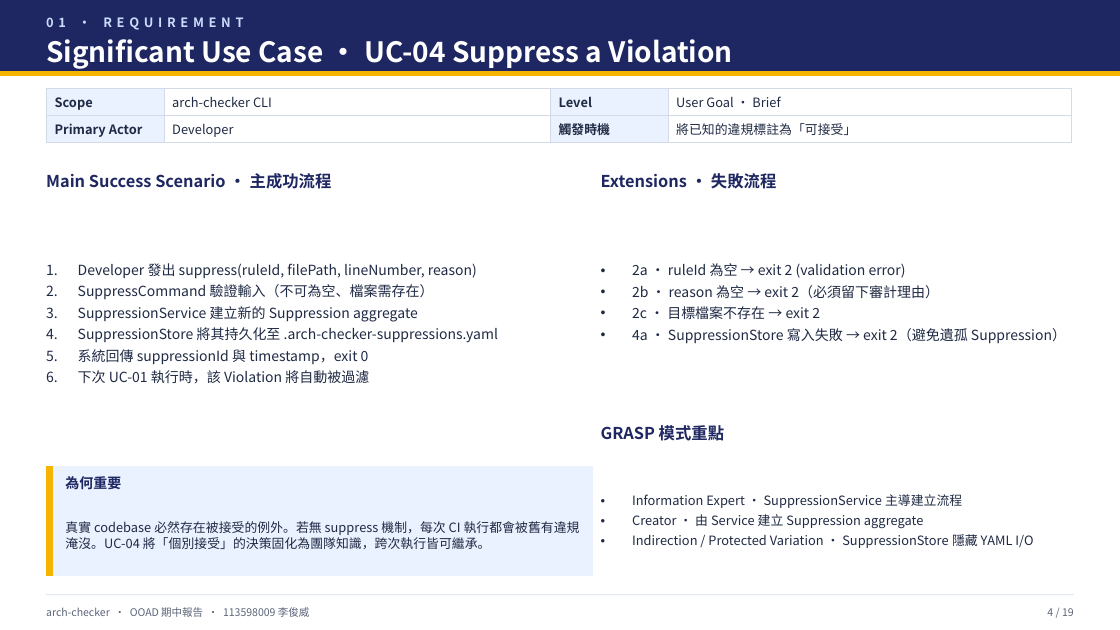
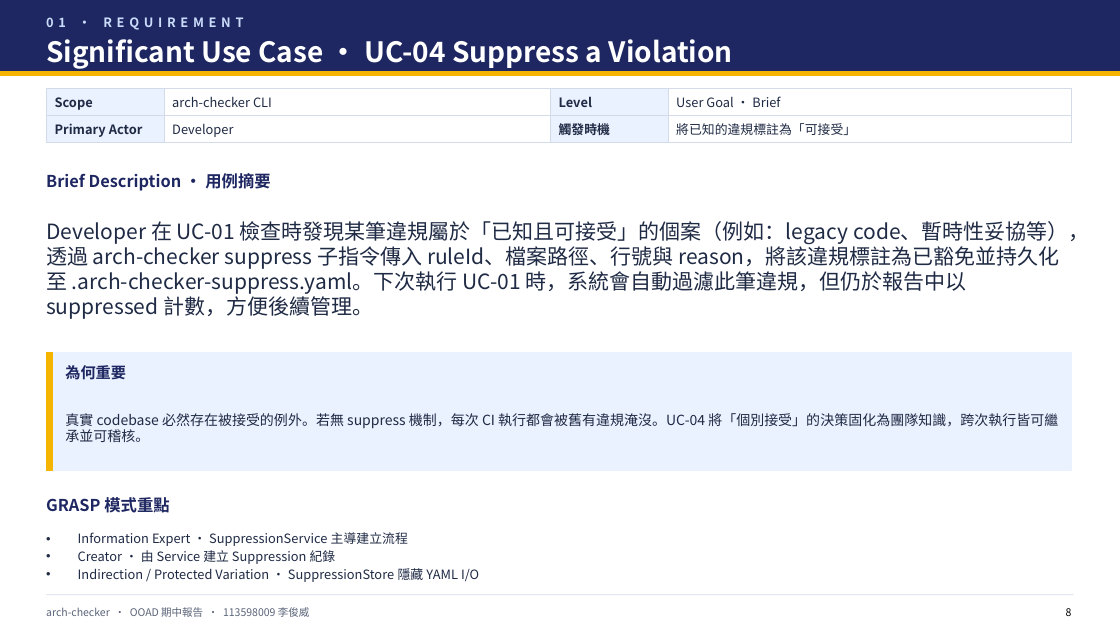
Before and after one commit to chun-wei0413/arch-checker, a slide deck: slide 9 of hw/Midterm/midterm-team6.pptx (slide 5 before the commit). Drawn at 1120x630 pixels with LibreOffice and Linux fonts; fonts in the diff are those of the drawing. Boxes give left, top, right and bottom in pixels: in the first picture for what was removed or moved away, otherwise in the second. Text is boxed around its words. In the diff, an @@ line names an element or a change of style, - is before the commit and + after.

```diff
--- a/hw/Midterm/midterm-team6.pptx
+++ b/hw/Midterm/midterm-team6.pptx
@@ table: place and size @@
-table at <box>46,88,1071,172</box>
+table at <box>46,88,1071,143</box>
@@ text removed at <box>46,173,332,189</box> @@
-Main Success Scenario · 主成功流程
@@ text added at <box>46,173,270,191</box>, 14 pt, text #1E2761, bold @@
+Brief Description · 用例摘要
@@ text removed at <box>601,173,776,189</box> @@
-Extensions · 失敗流程
@@ text added at <box>46,221,1090,319</box>, 18 pt, text #1F2A44 @@
+Developer 在 UC-01 檢查時發現某筆違規屬於「已知且可接受」的個案（例如：legacy code、暫時性妥協等），透過 arch-checker suppress 子指令傳入 ruleId、檔案路徑、行號與 reason，將該違規標註為已豁免並持久化至 .arch-checker-suppress.yaml。下次執行 UC-01 時，系統會自動過濾此筆違規，但仍於報告中以 suppressed 計數，方便後續管理。
@@ text removed at <box>78,263,498,383</box> @@
-1. Developer 發出 suppress(ruleId, filePath, lineNumber, reason)
-2. SuppressCommand 驗證輸入（不可為空、檔案需存在）
-3. SuppressionService 建立新的 Suppression aggregate
-4. SuppressionStore 將其持久化至 .arch-checker-suppressions.yaml
-5. 系統回傳 suppressionId 與 timestamp，exit 0
-6. 下次 UC-01 執行時，該 Violation 將自動被過濾
@@ text removed at <box>632,263,1066,344</box> @@
-• 2a · ruleId 為空 → exit 2 (validation error)
-• 2b · reason 為空 → exit 2（必須留下審計理由）
-• 2c · 目標檔案不存在 → exit 2
-• 4a · SuppressionStore 寫入失敗 → exit 2（避免遺孤 Suppression）
@@ rectangle: place and size @@
-rectangle at <box>46,466,53,576</box>
+rectangle at <box>46,353,53,471</box>
@@ rectangle added at <box>46,353,1071,471</box>, fill #EAF1FF, outline #EAF1FF 1 pt @@
@@ text "為何重要": place and size @@
-text "為何重要" at <box>65,474,121,492</box>
+text "為何重要" at <box>65,365,126,379</box>
@@ text "為何重要" at <box>65,365,126,379</box>: size 12 to 13 pt @@
@@ text at <box>65,413,1058,442</box>: text changed; size 11 to 12 pt @@
-真實 codebase 必然存在被接受的例外。若無 suppress 機制，每次 CI 執行都會被舊有違規淹沒。UC-04 將「個別接受」的決策固化為團隊知識，跨次執行皆可繼承。
+真實 codebase 必然存在被接受的例外。若無 suppress 機制，每次 CI 執行都會被舊有違規淹沒。UC-04 將「個別接受」的決策固化為團隊知識，跨次執行皆可繼承並可稽核。
@@ rectangle removed at <box>46,466,592,576</box> @@
@@ text "GRASP 模式重點": place and size @@
-text "GRASP 模式重點" at <box>601,425,724,441</box>
+text "GRASP 模式重點" at <box>46,497,169,513</box>
@@ text "Information Expert · SuppressionService 主導建立流程": place and size @@
-text "Information Expert · SuppressionService 主導建立流程" at <box>632,494,1033,548</box>
+text "Information Expert · SuppressionService 主導建立流程" at <box>78,532,479,582</box>
@@ text at <box>78,532,479,582</box>: less space between paragraphs @@
@@ text at <box>78,550,336,564</box>: text changed @@
-• Creator · 由 Service 建立 Suppression aggregate
+• Creator · 由 Service 建立 Suppression 紀錄
@@ text at <box>1066,608,1072,616</box>: text changed; text colour #5B6479 to #000000 @@
-4 / 19
+8
```
Also in this commit, not shown: 15 other slides changed, 5 slides added, 4 slides removed, 1 other file.
